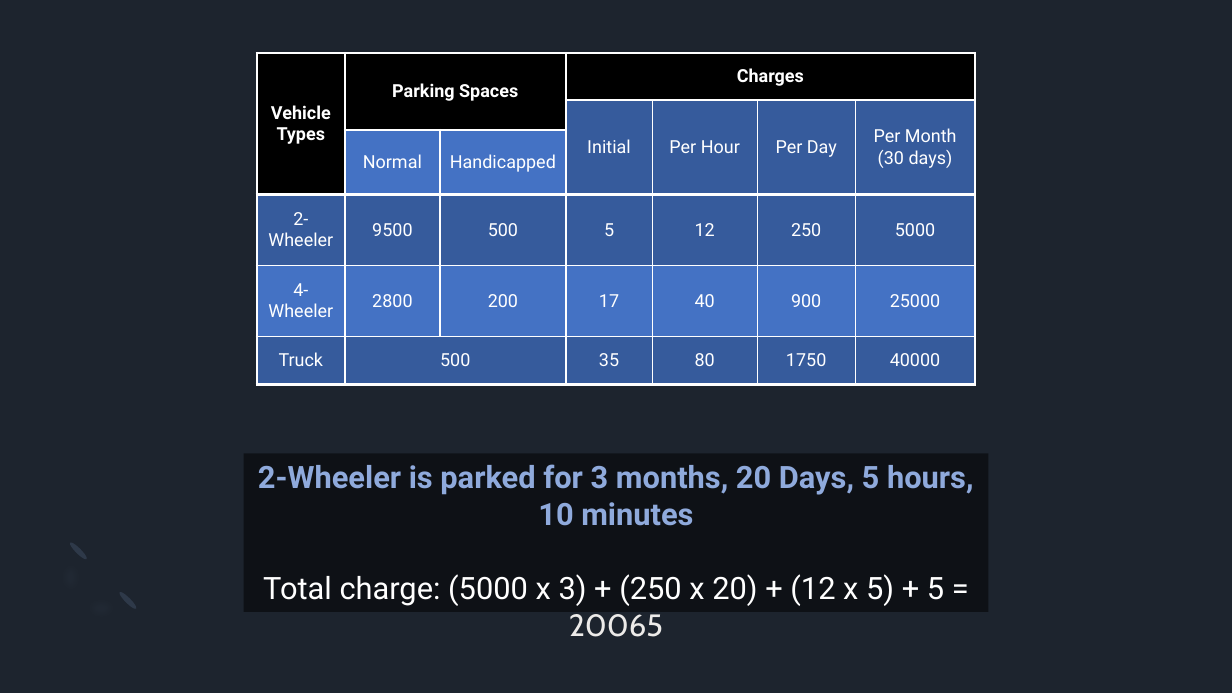
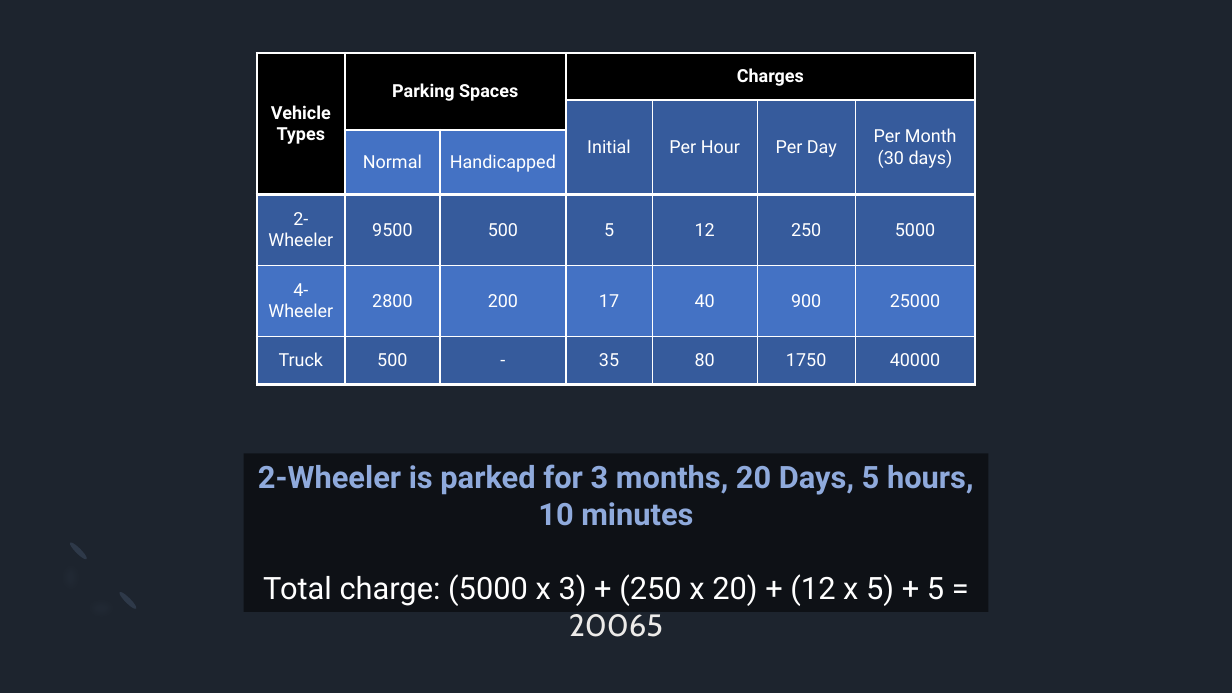
Before and after one commit to aadium/parking-system, a slide deck: slide 4 of Parking System.pptx. Drawn at 1232x693 pixels with LibreOffice and Linux fonts; fonts in the diff are those of the drawing; background and template pictures are left out. Boxes give left, top, right and bottom in pixels: in the first picture for what was removed or moved away, otherwise in the second. Text is boxed around its words. In the diff, an @@ line names an element or a change of style, - is before the commit and + after.

```diff
--- a/Parking System.pptx
+++ b/Parking System.pptx
@@ table at (x1=257, y1=54, x2=976, y2=372) @@
-row 6, column 3: 
+row 6, column 3: -
@@ borders changed @@
```
Also in this commit, not shown: 17 other files.
